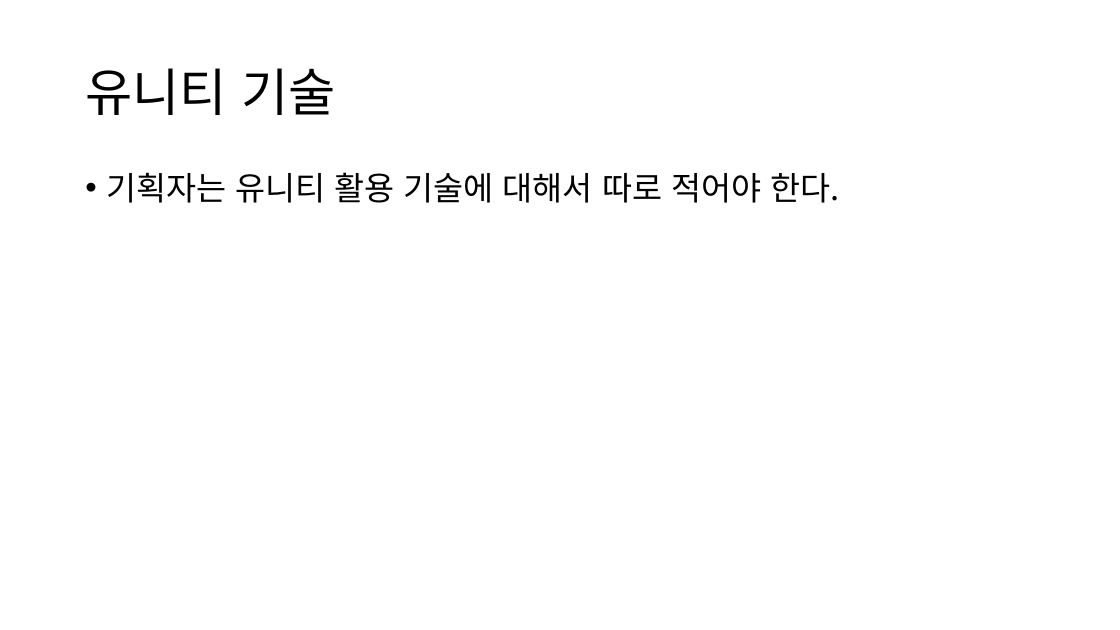
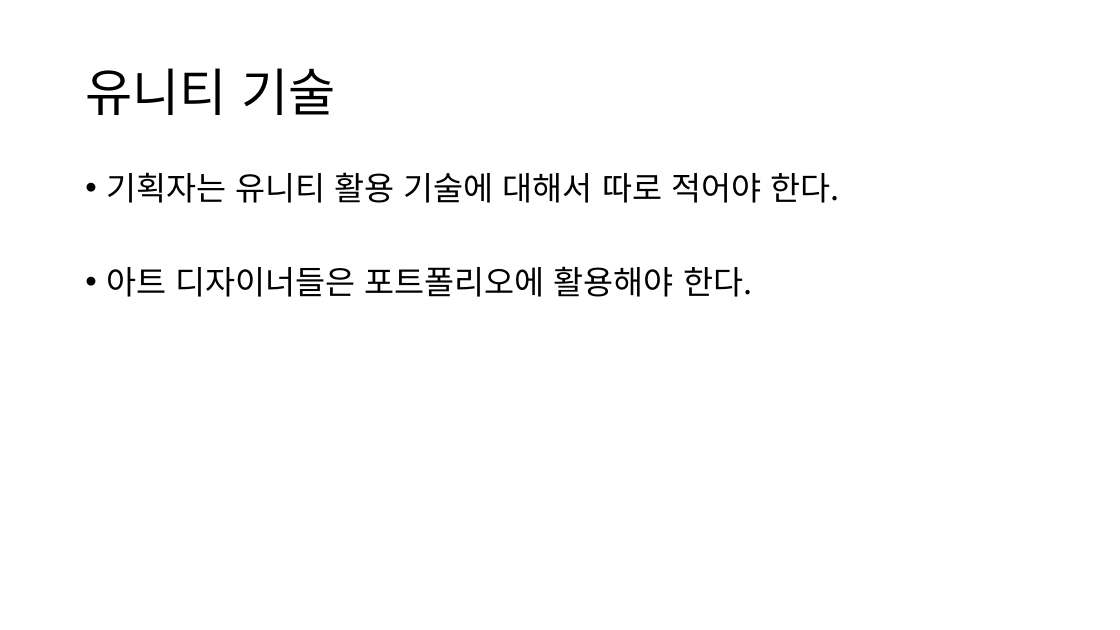
Before and after one commit to ysooj/Gihoek_2, a slide deck: slide 1 of (3.12) ..pptx. Drawn at 1120x630 pixels with LibreOffice and Linux fonts; fonts in the diff are those of the drawing. Boxes give left, top, right and bottom in pixels: in the first picture for what was removed or moved away, otherwise in the second. Text is boxed around its words. In the diff, an @@ line names an element or a change of style, - is before the commit and + after.

```diff
--- a/(3.12) ..pptx
+++ b/(3.12) ..pptx
@@ text at [106, 266, 752, 297]: paragraph added @@
+• 아트 디자이너들은 포트폴리오에 활용해야 한다.
```
Also in this commit, not shown: 1 slide added, 6 other files.
